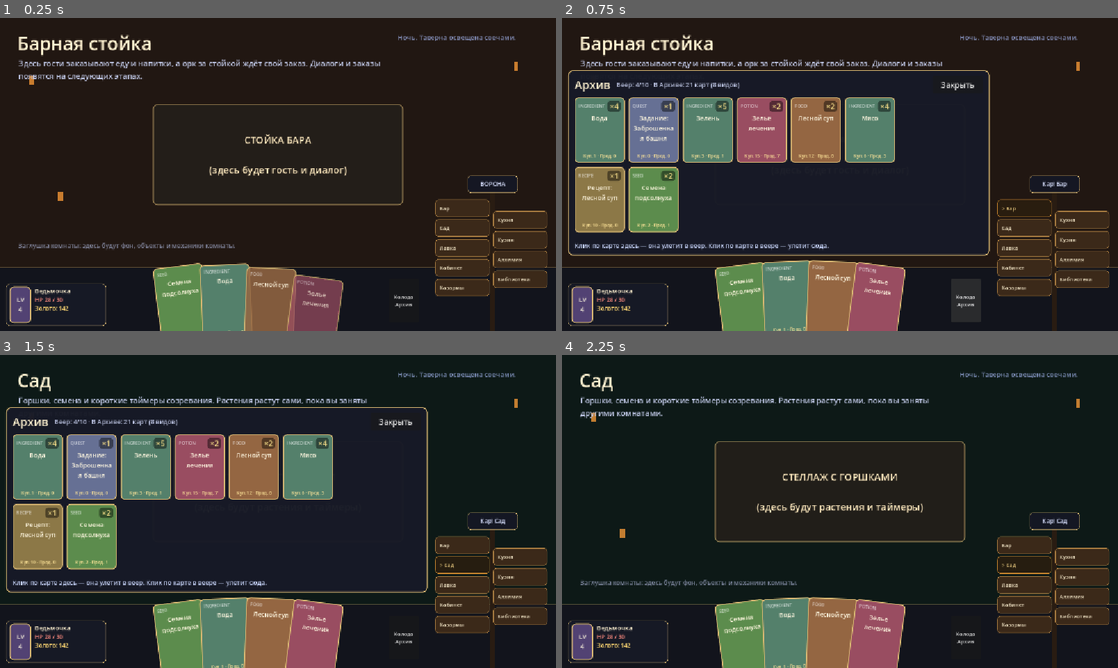
Above: before the commit, frames 1-4 (two rows, left to right).
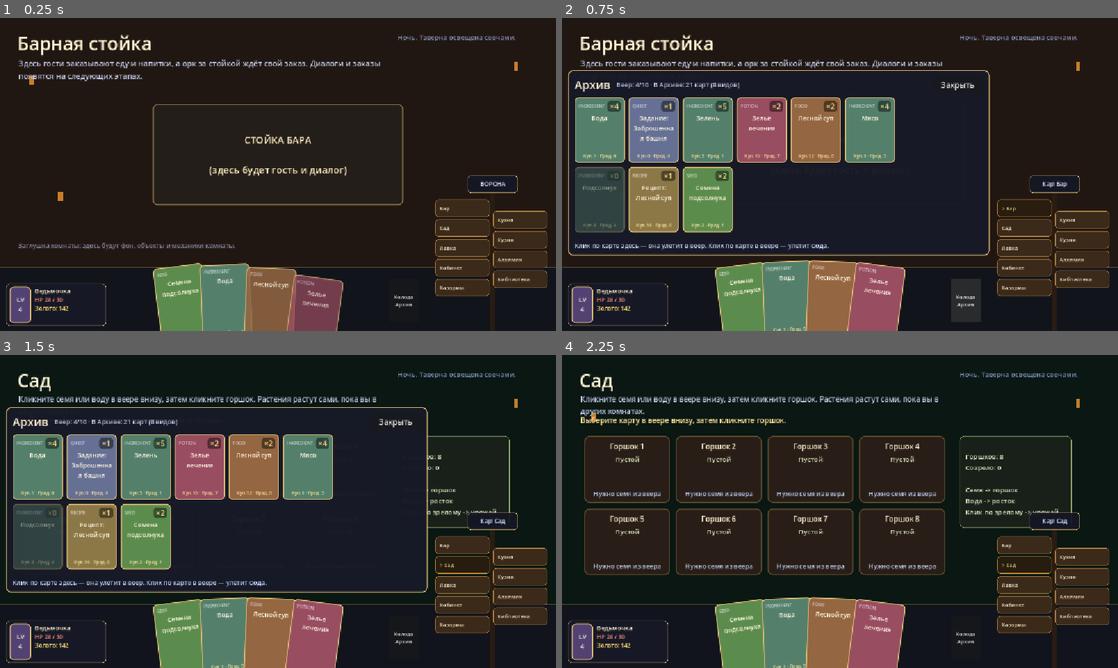
Above: after the commit, the same moments.

Repository: rust1722/eccg
Game: Godot game, scene res://scenes/main.tscn
The game is run twice, just before and just after one commit, with the same random seed, the same clock (stepped at 60 frames per second) and the same inputs.
Inputs:
- Up to frame 1 (0.25 s): no input
- Up to frame 2 (0.75 s): click "Колода Архив" at 0.5 s
- Up to frame 3 (1.5 s): click "Сад" at 1.25 s
- Up to frame 4 (2.25 s): click "Закрыть" at 2 s

Frame 1 is identical in both runs. In frame 2, 5.5% of the frame differs, in the area x 2-31%, y 47-69%; in frame 3, 6.9%; in frame 4, 20%, in the area x 3-92%, y 13-75%.

Commit message:
Stage 4: Garden - first playable mechanic (plant, water, grow, harvest)
- GardenManager autoload: 8 pots with states EMPTY/NEEDS_WATER/
  GROWING/READY; deadline timers by unix time, so plants keep
  growing while the player is in other rooms; ready emits signal
- GardenRoom replaces the garden placeholder: clickable pots
  with state/timer labels, status hints and info panel
- Interaction by clicks: select a card in the fan (gold frame,
  new HandUI selection), then click a pot - seed plants, water
  starts the timer, click a golden ready pot to harvest
- HandUI: selection API + instant refresh when the hand changes
  from outside (garden takes/returns cards); selection clears
  on room change
- New harvest card Подсолнух (sunflower); sunflower seeds link
  to it and grow in 30 sec for testing (balance later)
- Signpost shows '!' on the Garden plank when something is ripe
- DESIGN.md managers updated; docs/STAGE_4.md

GDScript verified with gdtoolkit (parse + lint clean); runtime
check pending on author's Godot (F5).

Co-authored-by: arena-agent <297053741+arena-agent@users.noreply.github.com>

Diff:
--- a/project.godot
+++ b/project.godot
@@ -25,6 +25,7 @@
 GameStateManager="*res://scripts/autoload/GameStateManager.gd"
 PlayerManager="*res://scripts/autoload/PlayerManager.gd"
 RoomManager="*res://scripts/autoload/RoomManager.gd"
+GardenManager="*res://scripts/autoload/GardenManager.gd"
 
 [display]
 
--- a/resources/cards/test_set/card_seed_sunflower.tres
+++ b/resources/cards/test_set/card_seed_sunflower.tres
@@ -1,16 +1,18 @@
-[gd_resource type="Resource" script_class="SeedCardData" load_steps=2 format=3]
+[gd_resource type="Resource" script_class="SeedCardData" load_steps=3 format=3]
 
 [ext_resource type="Script" path="res://scripts/resources/SeedCardData.gd" id="1"]
+[ext_resource type="Resource" path="res://resources/cards/test_set/card_sunflower.tres" id="2"]
 
 [resource]
 script = ExtResource("1")
 id = "seed_sunflower"
 title = "Семена подсолнуха"
-description = "Посадить в горшок в саду и полить. Вырастет по таймеру."
+description = "Посадить в горшок в саду и полить. Вырастет Подсолнух."
 card_type = 6
 is_consumable = true
 buy_price = 2
 sell_price = 1
 mana_cost = 0
 stack_limit = 99
-grow_time_seconds = 180.0
+harvest_result_card = ExtResource("2")
+grow_time_seconds = 30.0
--- /dev/null
+++ b/resources/cards/test_set/card_sunflower.tres
@@ -0,0 +1,15 @@
+[gd_resource type="Resource" script_class="ConsumableCardData" load_steps=2 format=3]
+
+[ext_resource type="Script" path="res://scripts/resources/ConsumableCardData.gd" id="1"]
+
+[resource]
+script = ExtResource("1")
+id = "sunflower"
+title = "Подсолнух"
+description = "Урожай из сада. Ингредиент для кухни и алхимии."
+card_type = 3
+is_consumable = true
+buy_price = 8
+sell_price = 4
+mana_cost = 0
+stack_limit = 99
--- a/scenes/rooms/GardenScene.tscn
+++ b/scenes/rooms/GardenScene.tscn
@@ -1,14 +1,9 @@
 [gd_scene load_steps=2 format=3]
 
-[ext_resource type="Script" path="res://scripts/rooms/PlaceholderRoom.gd" id="1_placeholder"]
+[ext_resource type="Script" path="res://scripts/rooms/GardenRoom.gd" id="1"]
 
 [node name="GardenScene" type="Control"]
 anchors_preset = 15
 anchor_right = 1.0
 anchor_bottom = 1.0
-script = ExtResource("1_placeholder")
-room_id = "garden"
-room_title = "Сад"
-room_subtitle = "Горшки, семена и короткие таймеры созревания. Растения растут сами, пока вы заняты другими комнатами."
-center_object_text = "СТЕЛЛАЖ С ГОРШКАМИ\n\n(здесь будут растения и таймеры)"
-background_color = Color(0.05, 0.10, 0.09, 1)
+script = ExtResource("1")
--- /dev/null
+++ b/scripts/autoload/GardenManager.gd
@@ -0,0 +1,131 @@
+extends Node
+## GardenManager (Autoload) — состояние сада: горшки и таймеры роста.
+##
+## Состояние живёт здесь, а не в сцене сада: сцена выгружается при
+## переходе в другую комнату, а растения должны продолжать расти.
+## Таймер хранится как момент готовности (deadline по системному
+## времени), поэтому рост честно идёт, пока игрок в других комнатах.
+
+signal garden_changed
+
+enum PotState {
+	EMPTY, ## Пустой горшок
+	NEEDS_WATER, ## Росток посажен, ждёт полива
+	GROWING, ## Полито, идёт таймер созревания
+	READY, ## Созрело, можно собирать
+}
+
+const POT_COUNT: int = 8
+
+## Каждый горшок: {state: PotState, seed_card: SeedCardData, ready_unix: float}
+var pots: Array[Dictionary] = []
+
+
+func _ready() -> void:
+	for i in POT_COUNT:
+		pots.append({
+			"state": PotState.EMPTY,
+			"seed_card": null,
+			"ready_unix": 0.0,
+		})
+	print("[GardenManager] ready: %d pots" % POT_COUNT)
+
+
+func _process(_delta: float) -> void:
+	var now := Time.get_unix_time_from_system()
+	var changed := false
+	for pot in pots:
+		if int(pot["state"]) == PotState.GROWING and now >= float(pot["ready_unix"]):
+			pot["state"] = PotState.READY
+			changed = true
+			var seed := pot["seed_card"] as SeedCardData
+			print("[Garden] ready: %s" % (seed.title if seed != null else "?"))
+	if changed:
+		garden_changed.emit()
+
+
+func get_pot(pot_index: int) -> Dictionary:
+	return pots[pot_index]
+
+
+func get_pot_state(pot_index: int) -> int:
+	return int(pots[pot_index]["state"])
+
+
+## Посадить семя из веера в пустой горшок. Карта списывается из веера.
+func plant_seed(pot_index: int, card: CardData) -> bool:
+	if get_pot_state(pot_index) != PotState.EMPTY:
+		return false
+	if not (card is SeedCardData):
+		return false
+	if not InventoryManager.remove_card_from_hand(card):
+		return false
+	pots[pot_index]["state"] = PotState.NEEDS_WATER
+	pots[pot_index]["seed_card"] = card
+	pots[pot_index]["ready_unix"] = 0.0
+	garden_changed.emit()
+	print("[Garden] pot %d: planted %s" % [pot_index, card.title])
+	return true
+
+
+## Полить посаженный росток картой воды из веера: стартует таймер.
+func water_pot(pot_index: int, card: CardData) -> bool:
+	if get_pot_state(pot_index) != PotState.NEEDS_WATER:
+		return false
+	if card == null or card.id != "water":
+		return false
+	if not InventoryManager.remove_card_from_hand(card):
+		return false
+	var seed := pots[pot_index]["seed_card"] as SeedCardData
+	var grow_seconds := 180.0
+	if seed != null and seed.grow_time_seconds > 0.0:
+		grow_seconds = seed.grow_time_seconds
+	pots[pot_index]["state"] = PotState.GROWING
+	pots[pot_index]["ready_unix"] = Time.get_unix_time_from_system() + grow_seconds
+	garden_changed.emit()
+	print("[Garden] pot %d: watered, %.0f sec to grow" % [pot_index, grow_seconds])
+	return true
+
+
+## Сколько секунд осталось расти (0, если не растёт).
+func get_time_left(pot_index: int) -> int:
+	if get_pot_state(pot_index) != PotState.GROWING:
+		return 0
+	var left := float(pots[pot_index]["ready_unix"]) - Time.get_unix_time_from_system()
+	return maxi(0, int(ceil(left)))
+
+
+## Собрать созревший урожай. Возвращает словарь
+## {card: CardData, destination: "hand"/"archive"} или пустой словарь.
+func harvest(pot_index: int) -> Dictionary:
+	if get_pot_state(pot_index) != PotState.READY:
+		return {}
+	var seed := pots[pot_index]["seed_card"] as SeedCardData
+	var result_card: CardData = null
+	if seed != null:
+		result_card = seed.harvest_result_card
+	pots[pot_index]["state"] = PotState.EMPTY
+	pots[pot_index]["seed_card"] = null
+	pots[pot_index]["ready_unix"] = 0.0
+	garden_changed.emit()
+	if result_card == null:
+		push_warning("[Garden] seed has no harvest_result_card")
+		return {}
+	var destination := InventoryManager.add_loot_card(result_card)
+	print("[Garden] pot %d: harvested %s -> %s" % [pot_index, result_card.title, destination])
+	return {"card": result_card, "destination": destination}
+
+
+func has_ready_plants() -> bool:
+	for pot in pots:
+		if int(pot["state"]) == PotState.READY:
+			return true
+	return false
+
+
+func get_ready_count() -> int:
+	var count := 0
+	for pot in pots:
+		if int(pot["state"]) == PotState.READY:
+			count += 1
+	return count
--- a/scripts/autoload/InventoryManager.gd
+++ b/scripts/autoload/InventoryManager.gd
@@ -102,6 +102,17 @@
 	return "archive"
 
 
+## Убрать карту из веера, НЕ возвращая в Архив (посадка, крафт,
+## использование). false = такой карты в веере нет.
+func remove_card_from_hand(card: CardData) -> bool:
+	var index := current_hand.find(card)
+	if index == -1:
+		return false
+	current_hand.remove_at(index)
+	hand_changed.emit()
+	return true
+
+
 ## Вернуть одну карту из веера обратно в Архив.
 func move_hand_card_to_archive(card: CardData) -> bool:
 	var index := current_hand.find(card)
--- a/scripts/main.gd
+++ b/scripts/main.gd
@@ -15,6 +15,7 @@
 	preload("res://resources/cards/test_set/card_soup.tres"),
 	preload("res://resources/cards/test_set/card_potion_health.tres"),
 	preload("res://resources/cards/test_set/card_quest_tower.tres"),
+	preload("res://resources/cards/test_set/card_sunflower.tres"),
 ]
 
 @onready var _room_slot: Control = $RoomSlot
@@ -69,10 +70,14 @@
 		"soup": 3,
 		"potion_health": 3,
 		"quest_tower": 1,
+		"sunflower": 0,
 	}
 	var by_id: Dictionary = {}
 	for card in test_cards:
 		by_id[card.id] = card
+		# Реестр знает и карты с нулём на старте (Подсолнух: его ещё
+		# предстоит вырастить, в Архиве он будет виден как ×0).
+		InventoryManager.register_card(card)
 		InventoryManager.add_to_archive(card, int(start_counts.get(card.id, 1)))
 
 	# Один общий стартовый веер на всю таверну: семена и вода пригодятся
--- /dev/null
+++ b/scripts/rooms/GardenRoom.gd
@@ -0,0 +1,190 @@
+extends Control
+## Комната «Сад» — первая настоящая механика игры (этап 4).
+##
+## Как играть (всё кликами, перетаскивание будет позже):
+##   1) клик по карте СЕМЕНИ в веере внизу (карта подсветится золотым),
+##   2) клик по пустому горшку — росток посажен;
+##   3) клик по карте ВОДЫ в веере, клик по ростку — пошёл таймер;
+##   4) когда горшок золотой («Созрело») — клик по нему собирает
+##      урожай в веер, а при полном веере — в Архив.
+## Состояние горшков и таймеры живут в GardenManager, поэтому
+## растения растут, пока игрок ходит по другим комнатам.
+
+var _status_label: Label
+var _info_label: Label
+var _pots: Array[PotView] = []
+var _hand_ui: HandUI
+var _refresh_accumulator: float = 0.0
+
+
+func _ready() -> void:
+	_build_ui()
+
+	_hand_ui = get_tree().get_first_node_in_group("hand_ui") as HandUI
+	if _hand_ui != null:
+		_hand_ui.selection_changed.connect(_on_selection_changed)
+	GardenManager.garden_changed.connect(_on_garden_changed)
+	_refresh_all()
+	print("[Garden] room opened")
+
+
+func _process(delta: float) -> void:
+	# Раз в четверть секунды обновляем обратный отсчёт на горшках.
+	_refresh_accumulator += delta
+	if _refresh_accumulator >= 0.25:
+		_refresh_accumulator = 0.0
+		for pot in _pots:
+			pot.refresh_display()
+		_update_info()
+
+
+func _on_selection_changed(card: CardData) -> void:
+	if card == null:
+		_status_label.text = "Выберите карту в веере внизу, затем кликните горшок."
+	elif card is SeedCardData:
+		_status_label.text = "Выбрано семя: %s. Теперь кликните пустой горшок." % card.title
+	elif card.id == "water":
+		_status_label.text = "Выбрана вода. Теперь кликните посаженный росток."
+	else:
+		_status_label.text = "Выбрано: %s. Эту карту в саду не применить." % card.title
+
+
+func _on_garden_changed() -> void:
+	_refresh_all()
+
+
+func _refresh_all() -> void:
+	for pot in _pots:
+		pot.refresh_display()
+	_update_info()
+
+
+func _update_info() -> void:
+	var ready_count := GardenManager.get_ready_count()
+	_info_label.text = "Горшков: %d\nСозрело: %d\n\n" % [GardenManager.POT_COUNT, ready_count] \
+		+ "Семя -> горшок\nВода -> росток\nКлик по зрелому -> урожай"
+
+
+func _on_pot_clicked(pot_index: int) -> void:
+	var state := GardenManager.get_pot_state(pot_index)
+
+	if state == GardenManager.PotState.READY:
+		var result := GardenManager.harvest(pot_index)
+		if not result.is_empty():
+			var card := result["card"] as CardData
+			if String(result["destination"]) == "hand":
+				_status_label.text = "Собрано: %s — карта упала в веер." % card.title
+			else:
+				_status_label.text = "Собрано: %s — веер полон, карта ушла в Архив." % card.title
+		_refresh_all()
+		return
+
+	var selected: CardData = null
+	if _hand_ui != null:
+		selected = _hand_ui.get_selected_card()
+
+	match state:
+		GardenManager.PotState.EMPTY:
+			if selected == null:
+				_status_label.text = "Сначала кликните семя в веере внизу."
+				return
+			if not (selected is SeedCardData):
+				_status_label.text = "Сюда нужно семя, а выбрано: %s." % selected.title
+				return
+			if GardenManager.plant_seed(pot_index, selected):
+				_status_label.text = "Посажено: %s. Теперь нужна вода." % selected.title
+		GardenManager.PotState.NEEDS_WATER:
+			if selected == null:
+				_status_label.text = "Сначала кликните воду в веере внизу."
+				return
+			if selected.id != "water":
+				_status_label.text = "Ростку нужна вода, а выбрано: %s." % selected.title
+				return
+			if GardenManager.water_pot(pot_index, selected):
+				_status_label.text = "Полито! Таймер пошёл — можно заниматься другими комнатами."
+		GardenManager.PotState.GROWING:
+			_status_label.text = "Ещё растёт: осталось %d сек." % GardenManager.get_time_left(pot_index)
+
+	_refresh_all()
+
+
+func _build_ui() -> void:
+	var background := ColorRect.new()
+	background.color = Color(0.04, 0.09, 0.07)
+	background.set_anchors_preset(Control.PRESET_FULL_RECT)
+	add_child(background)
+
+	for candle_position in [Vector2(60, 120), Vector2(1064, 92)]:
+		var candle := ColorRect.new()
+		candle.color = Color(1.0, 0.62, 0.22, 0.75)
+		candle.position = candle_position
+		candle.size = Vector2(10, 18)
+		add_child(candle)
+
+	var moon_label := Label.new()
+	moon_label.text = "Ночь. Таверна освещена свечами."
+	moon_label.position = Vector2(824, 30)
+	moon_label.add_theme_font_size_override("font_size", 14)
+	moon_label.add_theme_color_override("font_color", Color(0.65, 0.72, 0.95, 0.8))
+	add_child(moon_label)
+
+	var title_label := Label.new()
+	title_label.text = "Сад"
+	title_label.position = Vector2(36, 26)
+	title_label.add_theme_font_size_override("font_size", 38)
+	title_label.add_theme_color_override("font_color", Color(1, 0.95, 0.82))
+	add_child(title_label)
+
+	var subtitle_label := Label.new()
+	subtitle_label.text = "Кликните семя или воду в веере внизу, затем кликните горшок. " \
+		+ "Растения растут сами, пока вы в других комнатах."
+	subtitle_label.position = Vector2(38, 80)
+	subtitle_label.custom_minimum_size = Vector2(760, 40)
+	subtitle_label.autowrap_mode = TextServer.AUTOWRAP_WORD_SMART
+	subtitle_label.add_theme_font_size_override("font_size", 15)
+	subtitle_label.add_theme_color_override("font_color", Color(0.75, 0.78, 0.9))
+	add_child(subtitle_label)
+
+	_status_label = Label.new()
+	_status_label.text = "Выберите карту в веере внизу, затем кликните горшок."
+	_status_label.position = Vector2(38, 124)
+	_status_label.custom_minimum_size = Vector2(760, 30)
+	_status_label.autowrap_mode = TextServer.AUTOWRAP_WORD_SMART
+	_status_label.add_theme_font_size_override("font_size", 15)
+	_status_label.add_theme_color_override("font_color", Color(1, 0.9, 0.6))
+	add_child(_status_label)
+
+	var grid := GridContainer.new()
+	grid.columns = 4
+	grid.position = Vector2(46, 168)
+	grid.custom_minimum_size = Vector2(748, 292)
+	grid.add_theme_constant_override("h_separation", 12)
+	grid.add_theme_constant_override("v_separation", 12)
+	add_child(grid)
+
+	for i in GardenManager.POT_COUNT:
+		var pot := PotView.new()
+		pot.setup(i)
+		pot.pot_clicked.connect(_on_pot_clicked)
+		grid.add_child(pot)
+		_pots.append(pot)
+
+	var info_panel := PanelContainer.new()
+	info_panel.position = Vector2(824, 168)
+	info_panel.size = Vector2(232, 190)
+	var info_style := StyleBoxFlat.new()
+	info_style.bg_color = Color(0.10, 0.13, 0.10, 0.92)
+	info_style.set_border_width_all(1)
+	info_style.border_color = Color(0.6, 0.7, 0.45, 0.6)
+	info_style.set_corner_radius_all(8)
+	info_style.content_margin_left = 12
+	info_style.content_margin_right = 12
+	info_style.content_margin_top = 10
+	info_panel.add_theme_stylebox_override("panel", info_style)
+	add_child(info_panel)
+
+	_info_label = Label.new()
+	_info_label.autowrap_mode = TextServer.AUTOWRAP_WORD_SMART
+	_info_label.add_theme_font_size_override("font_size", 14)
+	_info_label.add_theme_color_override("font_color", Color(0.85, 0.9, 0.75))
+	info_panel.add_child(_info_label)
--- a/scripts/ui/CardView.gd
+++ b/scripts/ui/CardView.gd
@@ -25,6 +25,7 @@
 var _count_label: Label
 var _built: bool = false
 var _pending_count: int = -1
+var _selected: bool = false
 
 
 func setup(card: CardData) -> void:
@@ -62,6 +63,23 @@
 		return
 	_count_label.visible = true
 	_count_label.text = "×%d" % _pending_count
+
+
+## Подсветка выбранной карты (клик в веере вне Архива, этап Сада):
+## золотая толстая рамка вместо обычной.
+func set_selected(value: bool) -> void:
+	_selected = value
+	if not _built:
+		return
+	var style := get_theme_stylebox("panel") as StyleBoxFlat
+	if style == null:
+		return
+	if _selected:
+		style.set_border_width_all(4)
+		style.border_color = Color(1.0, 0.85, 0.35)
+	else:
+		style.set_border_width_all(2)
+		style.border_color = Color(0.85, 0.72, 0.45)
 
 
 func _build() -> void:
--- a/scripts/ui/HandUI.gd
+++ b/scripts/ui/HandUI.gd
@@ -11,6 +11,13 @@
 ##     клик по карте в Архиве — карта прилетает в веер.
 ## Какие карты показать, HandUI не придумывает сам: это общий веер
 ## из InventoryManager.current_hand.
+##
+## В обычном режиме (Архив закрыт) клик по карте ВЫБИРАЕТ её
+## (золотая рамка, сигнал selection_changed) — комната, например Сад,
+## применяет выбранную карту к своему объекту. Этот же веер слушаем
+## снаружи через группу "hand_ui".
+
+signal selection_changed(card)
 
 const CARD_SIZE := Vector2(104, 136)
 const FAN_WIDTH: float = 548.0
@@ -26,6 +33,14 @@
 
 var _views: Array[Control] = []
 var _animating: bool = false
+var _selected_card: CardData
+var _selected_view: CardView
+
+
+func _ready() -> void:
+	add_to_group("hand_ui")
+	InventoryManager.hand_changed.connect(_on_hand_changed)
+	RoomManager.room_changed.connect(_on_room_changed)
 
 
 func is_animating() -> bool:
@@ -34,6 +49,58 @@
 
 func set_archive_mode(enabled: bool) -> void:
 	archive_mode = enabled
+	if enabled:
+		clear_selection()
+
+
+func get_selected_card() -> CardData:
+	return _selected_card
+
+
+func clear_selection() -> void:
+	if _selected_view != null and is_instance_valid(_selected_view):
+		_selected_view.set_selected(false)
+	_selected_card = null
+	_selected_view = null
+	selection_changed.emit(null)
+
+
+func _on_room_changed(_from_room_id: String, _to_room_id: String) -> void:
+	clear_selection()
+
+
+## Веер поменялся снаружи (Сад забрал семя, урожай упал в веер и т.д.).
+## Во время собственных анимаций Архива не мешаем: там виды уже верные.
+func _on_hand_changed() -> void:
+	if _animating:
+		return
+	_refresh_instant()
+
+
+## Пересобрать веер на месте, без выезда снизу (для внешних изменений).
+func _refresh_instant() -> void:
+	_selected_card = null
+	_selected_view = null
+	_clear_views()
+
+	var cards := InventoryManager.get_hand()
+	if cards.is_empty():
+		_views.append(_make_empty_placeholder())
+	else:
+		for card in cards:
+			_views.append(_make_card_view(card))
+
+	var count := _views.size()
+	for i in count:
+		var view := _views[i]
+		add_child(view)
+		var view_size: Vector2 = view.get_meta("fan_size", CARD_SIZE)
+		view.size = view_size
+		view.pivot_offset = view_size * 0.5
+		view.position = _layout_target(i, count, view_size)
+		view.rotation_degrees = _layout_rotation(i, count)
+		view.modulate.a = 1.0
+		view.mouse_filter = Control.MOUSE_FILTER_STOP
 
 
 func _make_card_view(card: CardData) -> CardView:
@@ -44,9 +111,20 @@
 
 
 func _on_card_view_clicked(_card: CardData, view: CardView) -> void:
-	if not archive_mode or _animating:
-		return
-	animate_card_to_archive(view)
+	if _animating:
+		return
+	if archive_mode:
+		animate_card_to_archive(view)
+		return
+	# Обычный режим: клик выбирает карту (второй клик по ней же — снять).
+	if _selected_view == view:
+		clear_selection()
+		return
+	clear_selection()
+	_selected_card = view.card_data
+	_selected_view = view
+	view.set_selected(true)
+	selection_changed.emit(_selected_card)
 
 
 ## Раскладка веера: чем больше карт, тем сильнее они сжимаются
--- /dev/null
+++ b/scripts/ui/PotView.gd
@@ -0,0 +1,121 @@
+class_name PotView
+extends PanelContainer
+## Один горшок в саду. Только показывает состояние горшка из
+## GardenManager и сообщает о клике сигналом pot_clicked.
+## Логика (посадить/полить/собрать) — в GardenRoom и GardenManager.
+
+signal pot_clicked(pot_index: int)
+
+var pot_index: int = 0
+
+var _style: StyleBoxFlat
+var _title_label: Label
+var _state_label: Label
+var _timer_label: Label
+var _built: bool = false
+
+
+func setup(index: int) -> void:
+	pot_index = index
+	if is_node_ready():
+		refresh_display()
+
+
+func _ready() -> void:
+	_build()
+	gui_input.connect(_on_gui_input)
+	refresh_display()
+
+
+func _on_gui_input(event: InputEvent) -> void:
+	if event is InputEventMouseButton:
+		var mouse_event := event as InputEventMouseButton
+		if mouse_event.button_index == MOUSE_BUTTON_LEFT and mouse_event.pressed:
+			pot_clicked.emit(pot_index)
+			accept_event()
+
+
+func refresh_display() -> void:
+	if not _built:
+		return
+	var pot := GardenManager.get_pot(pot_index)
+	var state := int(pot["state"])
+	var seed := pot["seed_card"] as SeedCardData
+
+	custom_minimum_size = Vector2(178, 138)
+	_title_label.text = "Горшок %d" % (pot_index + 1)
+
+	match state:
+		GardenManager.PotState.EMPTY:
+			_style.bg_color = Color(0.16, 0.12, 0.09)
+			_style.border_color = Color(0.5, 0.38, 0.22, 0.7)
+			_state_label.text = "Пустой"
+			_timer_label.text = "Нужно семя из веера"
+		GardenManager.PotState.NEEDS_WATER:
+			_style.bg_color = Color(0.13, 0.17, 0.10)
+			_style.border_color = Color(0.55, 0.62, 0.35, 0.8)
+			_state_label.text = "Росток: %s" % (seed.title if seed != null else "?")
+			_timer_label.text = "Нужна вода из веера"
+		GardenManager.PotState.GROWING:
+			_style.bg_color = Color(0.10, 0.20, 0.12)
+			_style.border_color = Color(0.4, 0.7, 0.4, 0.9)
+			_state_label.text = "Растёт: %s" % (seed.title if seed != null else "?")
+			_timer_label.text = "Осталось: %s" % _format_time(GardenManager.get_time_left(pot_index))
+		GardenManager.PotState.READY:
+			_style.bg_color = Color(0.20, 0.24, 0.10)
+			_style.border_color = Color(1.0, 0.85, 0.35)
+			_state_label.text = "Созрело: %s" % (seed.title if seed != null else "?")
+			_timer_label.text = "Клик — собрать урожай"
+
+
+func _format_time(total_seconds: int) -> String:
+	return "%d:%02d" % [total_seconds / 60, total_seconds % 60]
+
+
+func _build() -> void:
+	if _built:
+		return
+	_built = true
+	mouse_filter = Control.MOUSE_FILTER_STOP
+
+	_style = StyleBoxFlat.new()
+	_style.set_border_width_all(2)
+	_style.set_corner_radius_all(10)
+	_style.content_margin_left = 10
+	_style.content_margin_right = 10
+	_style.content_margin_top = 10
+	_style.content_margin_bottom = 10
+	add_theme_stylebox_override("panel", _style)
+
+	var vbox := VBoxContainer.new()
+	vbox.mouse_filter = Control.MOUSE_FILTER_IGNORE
+	vbox.add_theme_constant_override("separation", 6)
+	add_child(vbox)
+
+	_title_label = Label.new()
+	_title_label.mouse_filter = Control.MOUSE_FILTER_IGNORE
+	_title_label.horizontal_alignment = HORIZONTAL_ALIGNMENT_CENTER
+	_title_label.add_theme_font_size_override("font_size", 15)
+	_title_label.add_theme_color_override("font_color", Color(1, 0.95, 0.82))
+	vbox.add_child(_title_label)
+
+	_state_label = Label.new()
+	_state_label.mouse_filter = Control.MOUSE_FILTER_IGNORE
+	_state_label.horizontal_alignment = HORIZONTAL_ALIGNMENT_CENTER
+	_state_label.autowrap_mode = TextServer.AUTOWRAP_WORD_SMART
+	_state_label.add_theme_font_size_override("font_size", 14)
+	_state_label.add_theme_color_override("font_color", Color(0.85, 0.9, 0.75))
+	vbox.add_child(_state_label)
+
+	var spacer := Control.new()
+	spacer.mouse_filter = Control.MOUSE_FILTER_IGNORE
+	spacer.size_flags_vertical = Control.SIZE_EXPAND_FILL
+	vbox.add_child(spacer)
+
+	_timer_label = Label.new()
+	_timer_label.mouse_filter = Control.MOUSE_FILTER_IGNORE
+	_timer_label.horizontal_alignment = HORIZONTAL_ALIGNMENT_CENTER
+	_timer_label.autowrap_mode = TextServer.AUTOWRAP_WORD_SMART
+	_timer_label.add_theme_font_size_override("font_size", 13)
+	_timer_label.add_theme_color_override("font_color", Color(0.75, 0.8, 0.95))
+	vbox.add_child(_timer_label)
--- a/scripts/ui/SignpostNav.gd
+++ b/scripts/ui/SignpostNav.gd
@@ -52,6 +52,7 @@
 	crow_panel.add_child(_crow_label)
 
 	RoomManager.room_changed.connect(_on_room_changed)
+	GardenManager.garden_changed.connect(_refresh)
 	_refresh()
 
 
@@ -105,6 +106,9 @@
 		button.modulate = Color(1.2, 1.08, 0.72) if is_current else Color.WHITE
 		var prefix := "> " if is_current else ""
 		var suffix := "" if implemented else " · скоро"
+		# Восклицательный знак: в саду что-то созрело, из любой комнаты видно.
+		if room_id == "garden" and GardenManager.has_ready_plants():
+			suffix += " !"
 		button.text = prefix + RoomManager.get_room_title(room_id) + suffix
 	if RoomManager.current_room_id == "":
 		_crow_label.text = "ВОРОНА"
Not shown, changed: docs/DESIGN.md
Not shown, added: docs/STAGE_4.md
